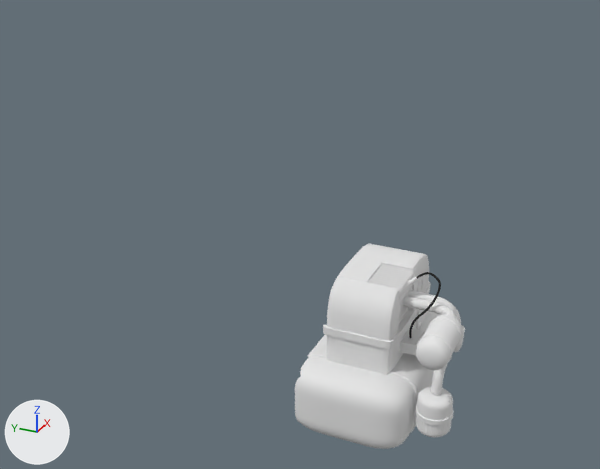
A saved change to the Blender file Assets/models/house/floor02/secret_room_nw/secret_room_nw_furniture.blend.
Before and after are seen from a 50 mm camera at (-7.52, -2.44, 3.27) aimed at (0.05, 0.97, -0.52). Lighting does not change. The marker at lower left points along +X, +Y and +Z.

The first picture shows 'base', 'carb_top', 'tank.000', 'tank.001', 'top'.
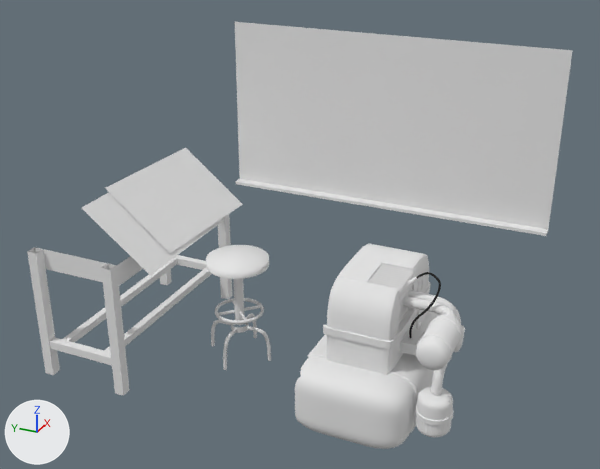
Pixel boxes [x1, y1, x2, y2] of what changed, in the pictures (600 x 469 px):
'board', shown: after [235, 22, 573, 229]
'paper.000', shown: after [105, 148, 243, 253]
'table_legs', shown: after [27, 188, 233, 396]
'paper.001', shown: after [82, 192, 225, 275]
'table_legs.001', shown: after [63, 258, 211, 352]
'tray', shown: after [235, 179, 548, 236]
'seat', shown: after [206, 245, 269, 279]
'table_base', shown: after [35, 247, 143, 286]
'table_legs.002', shown: after [49, 255, 206, 365]
'shaft', shown: after [233, 279, 244, 325]
'ring', shown: after [215, 298, 264, 324]
'legs.000', shown: after [211, 319, 271, 361]
'legs.001', shown: after [223, 313, 257, 370]
'shaft.002', shown: after [218, 305, 261, 315]
'leg_connector', shown: after [231, 323, 249, 333]

Diff of the bpy script that builds the scene:
```diff
--- a/Assets/models/house/floor02/secret_room_nw/secret_room_nw_furniture.blend.py
+++ b/Assets/models/house/floor02/secret_room_nw/secret_room_nw_furniture.blend.py
@@ ob_paper_000 @@
 ob_paper_000.scale = (0.814, 0.515, 0.324)
-ob_paper_000.hide_set(True)  # its collection is switched off
@@ ob_paper_001 @@
 ob_paper_001.scale = (0.814, 0.515, 0.324)
-ob_paper_001.hide_set(True)  # its collection is switched off
@@ ob_shaft_002 @@
 ob_shaft_002.scale = (0.313, 0.313, 0.802)
-ob_shaft_002.hide_set(True)  # its collection is switched off
@@ ob_legs_001 @@
 ob_legs_001.rotation_euler = (0.0, 0.0, 1.571)  # degrees (0, 0, 90)
-ob_legs_001.hide_set(True)  # its collection is switched off
@@ ob_leg_connector @@
 ob_leg_connector.scale = (1.79, 1.79, 0.107)
-ob_leg_connector.hide_set(True)  # its collection is switched off
@@ ob_legs_000 @@
 ob_legs_000.location = (0.0, 0.0, -2.423)
-ob_legs_000.hide_set(True)  # its collection is switched off
@@ ob_ring @@
 ob_ring.location = (0.0, 0.0, -1.617)
-ob_ring.hide_set(True)  # its collection is switched off
@@ ob_shaft @@
 ob_shaft.scale = (1.0, 1.0, 1.21)
-ob_shaft.hide_set(True)  # its collection is switched off
@@ ob_seat @@
 ob_seat.scale = (1.0, 1.0, 0.519)
-ob_seat.hide_set(True)  # its collection is switched off
@@ ob_table_legs_002 @@
 _m = ob_table_legs_002.modifiers.new('Mirror', 'MIRROR')
-ob_table_legs_002.hide_set(True)  # its collection is switched off
@@ ob_table_legs_001 @@
 _m = ob_table_legs_001.modifiers.new('Mirror', 'MIRROR')
 _m.use_axis = (False, True, False)
-ob_table_legs_001.hide_set(True)  # its collection is switched off
@@ ob_table_legs @@
 _m = ob_table_legs.modifiers.new('Mirror', 'MIRROR')
 _m.use_axis = (True, True, False)
-ob_table_legs.hide_set(True)  # its collection is switched off
@@ ob_table_base @@
 ob_table_base.location = (0.0, 3.083, -0.788)
-ob_table_base.hide_set(True)  # its collection is switched off
@@ ob_tray @@
 ob_tray.location = (1.333, 0.471, -0.566)
-ob_tray.hide_set(True)  # its collection is switched off
@@ ob_board @@
 ob_board.location = (1.391, 0.471, 0.453)
-ob_board.hide_set(True)  # its collection is switched off
```
